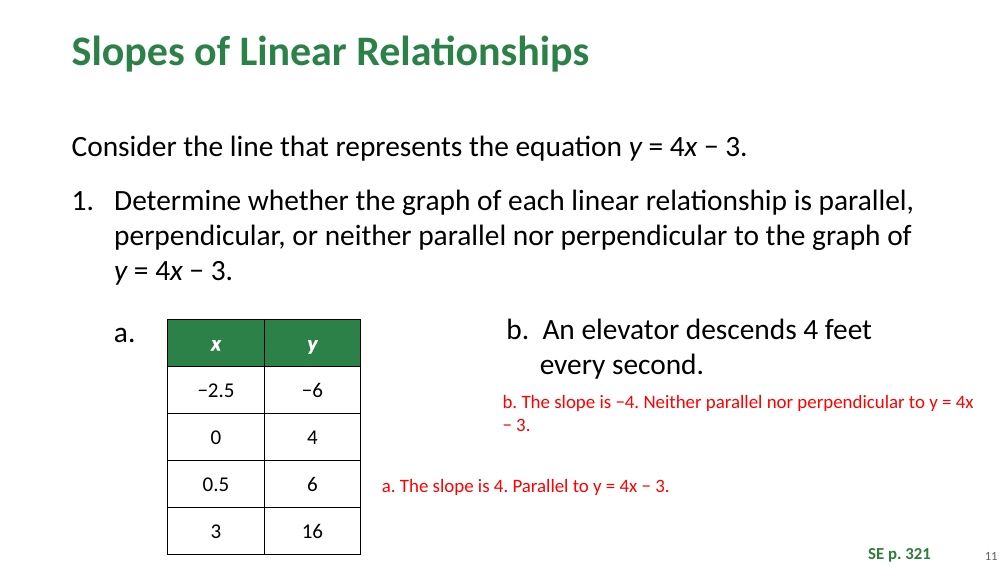
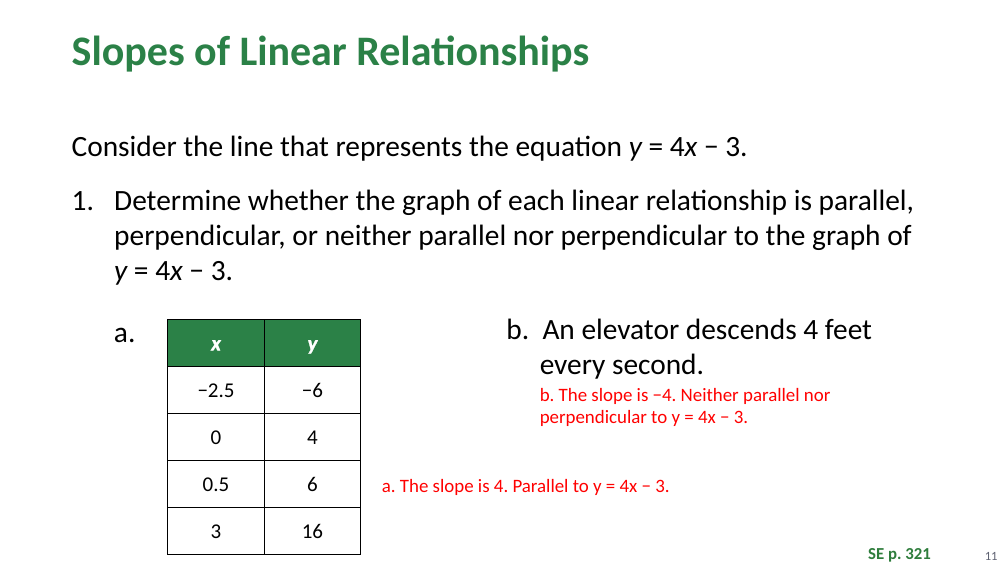
Before and after one commit to Apolloat2022/Algebra1M2U1L4, a slide deck: slide 11 of Module 2 topic 2/BLMathematics_AlgI_M2_T2_L4_LessonSlides_ENG_with_answers.pptx. Drawn at 1008x567 pixels with LibreOffice and Linux fonts; fonts in the diff are those of the drawing; background and template pictures are left out. Boxes give left, top, right and bottom in pixels: in the first picture for what was removed or moved away, otherwise in the second. Text is boxed around its words. In the diff, an @@ line names an element or a change of style, - is before the commit and + after.

```diff
--- a/Module 2 topic 2/BLMathematics_AlgI_M2_T2_L4_LessonSlides_ENG_with_answers.pptx
+++ b/Module 2 topic 2/BLMathematics_AlgI_M2_T2_L4_LessonSlides_ENG_with_answers.pptx
@@ text at [540, 388, 830, 426]: paragraph added @@
+  b. The slope is −4. Neither parallel nor perpendicular to y = 4x − 3.
@@ text removed at [503, 395, 974, 431] @@
-b. The slope is −4. Neither parallel nor perpendicular to y = 4x − 3.
```
Also in this commit, not shown: 3 other slides changed, 4 other files.
